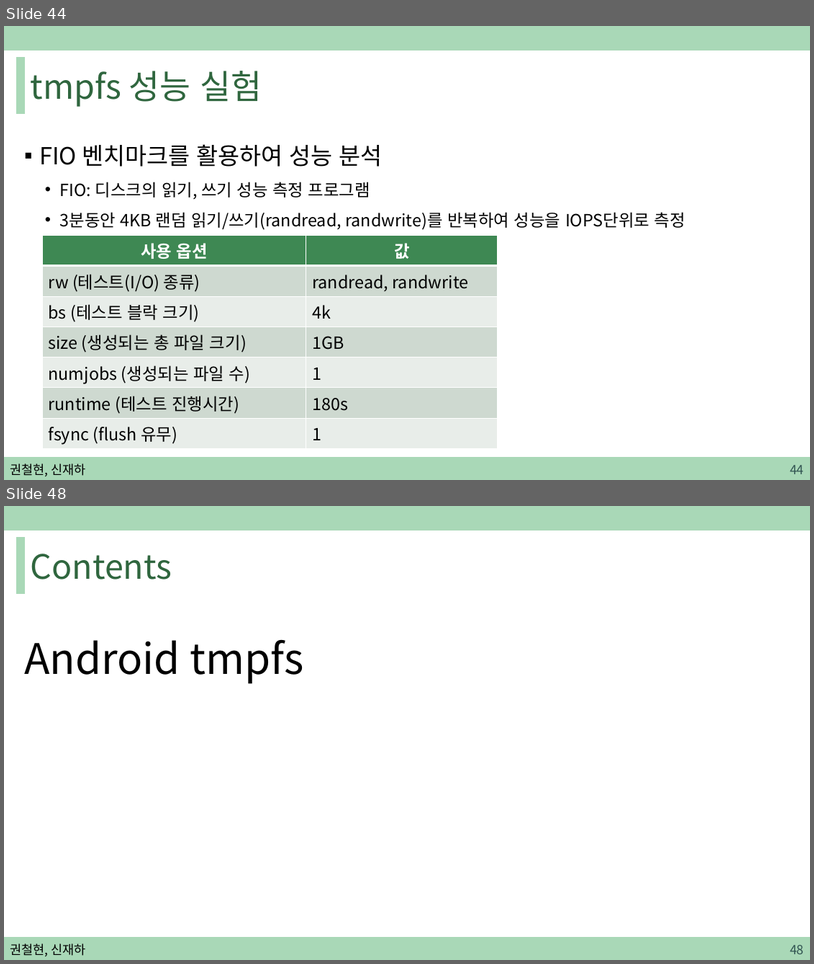
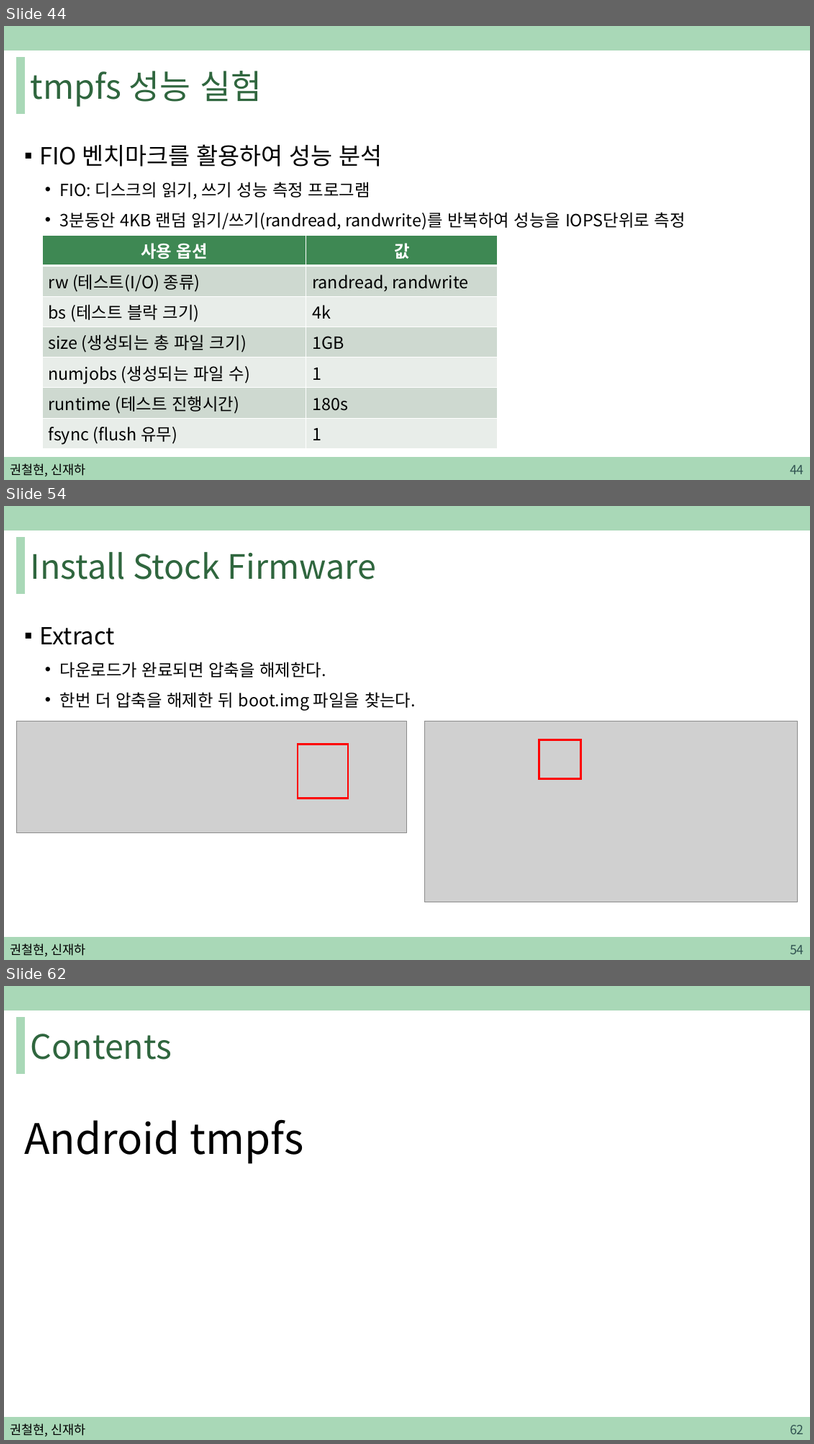
Before and after one commit to sjh4287/capston, a slide deck: 2022.02.18/권철현,신재하.pptx. Shown one above the other, each under a label of ours: slides 44 and 48 before the commit, slides 44, 54 and 62 after it; the slides between them are not shown. The pictures are 814x964 and 814x1444 pixels, drawn with LibreOffice and Linux fonts; fonts in the diff are those of the drawing; grey boxes stand for pictures. Boxes give left, top, right and bottom in pixels: in the first picture for what was removed or moved away, otherwise in the second. Text is boxed around its words. In the diff, an @@ line names an element or a change of style, - is before the commit and + after.

```diff
--- a/2022.02.18/권철현,신재하.pptx
+++ b/2022.02.18/권철현,신재하.pptx
@@ slide 54 added at (4,506,810,960), background #FFFFFF; not listed: 3 template elements that a slide beside it also shows @@
@@ title added at (31,552,376,579), 40 pt, text #2F663E @@
+Install Stock Firmware
@@ text added at (39,627,416,710), 20 pt, text #000000 @@
+▪ Extract
+  • 다운로드가 완료되면 압축을 해제한다.
+  • 한번 더 압축을 해제한 뒤 boot.img 파일을 찾는다.
@@ picture added at (17,721,407,833) @@
@@ picture added at (425,721,798,901) @@
@@ rectangle added at (540,739,581,779), outline #FF0000 2.25 pt @@
@@ rectangle added at (298,744,348,798), outline #FF0000 2.25 pt @@
@@ text added at (10,943,85,956), 15 pt, text #000000 @@
+권철현, 신재하
@@ page number added at (790,944,804,954), 15 pt, text #305250 @@
+54
@@ what was slide 48 is now slide 62 @@
@@ page number at (790,1424,804,1434): text changed @@
-48
+62
```
Also in this commit, not shown: 3 slides changed, 16 other slides added, 1 slide removed.
